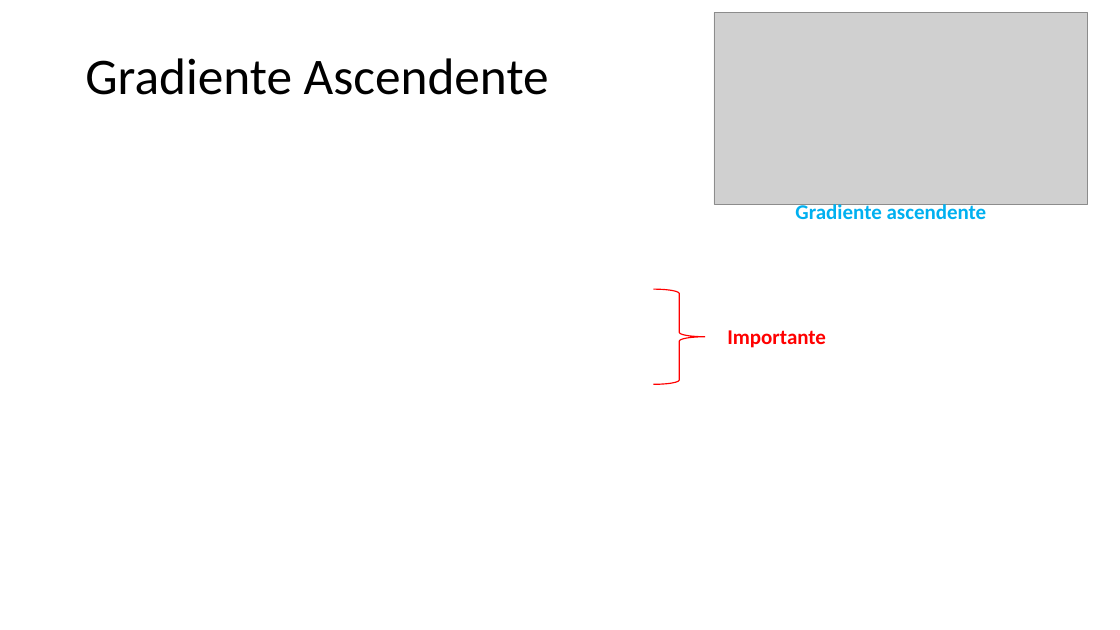
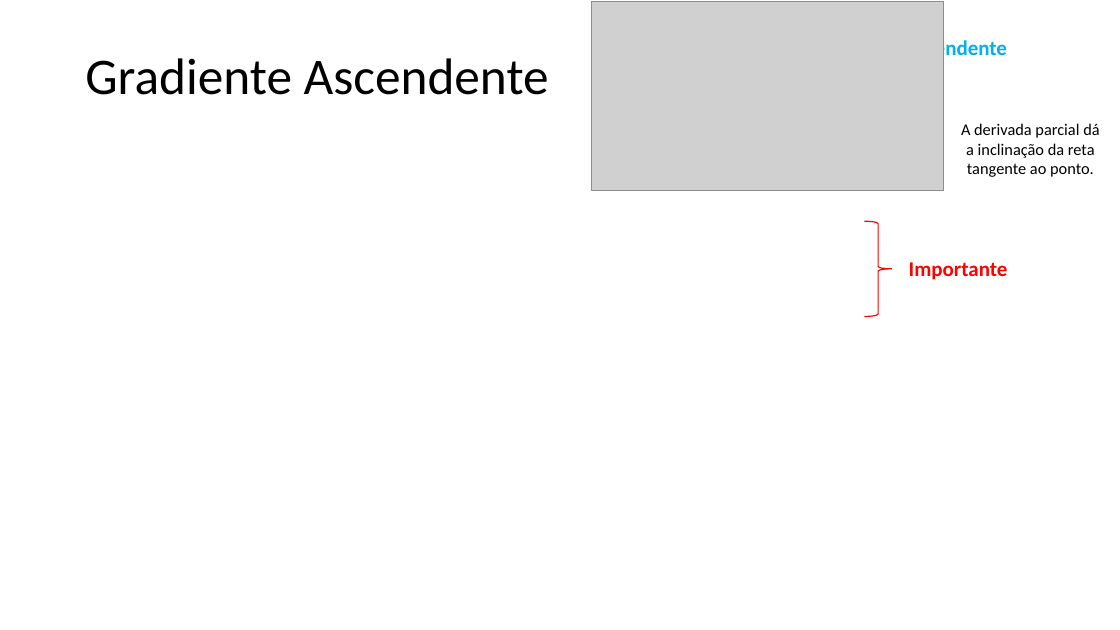
Before and after one commit to zz4fap/t319_aprendizado_de_maquina, a slide deck: slide 4 of slides/T319_Regressão_Linear (Parte II).pptx. Drawn at 1120x630 pixels with LibreOffice and Linux fonts; fonts in the diff are those of the drawing; grey boxes stand for pictures. Boxes give left, top, right and bottom in pixels: in the first picture for what was removed or moved away, otherwise in the second. Text is boxed around its words. In the diff, an @@ line names an element or a change of style, - is before the commit and + after.

```diff
--- a/slides/T319_Regressão_Linear (Parte II).pptx
+++ b/slides/T319_Regressão_Linear (Parte II).pptx
@@ picture added at box(592, 2, 944, 191) @@
@@ picture removed at box(714, 13, 1088, 204) @@
@@ text "Gradiente ascendente" rewrapped from box(795, 202, 987, 219) to box(907, 37, 1007, 61) @@
@@ text added at box(961, 123, 1099, 177), 14 pt, text #000000 @@
+A derivada parcial dá a inclinação da reta tangente ao ponto.
@@ right brace: place and size @@
-right brace at box(654, 289, 706, 384)
+right brace at box(865, 221, 892, 316)
@@ text "Importante": place and size @@
-text "Importante" at box(727, 330, 826, 348)
+text "Importante" at box(909, 262, 1008, 280)
```
Also in this commit, not shown: 5 other slides changed, 1 slide added, 2 slides removed, 32 other files.
